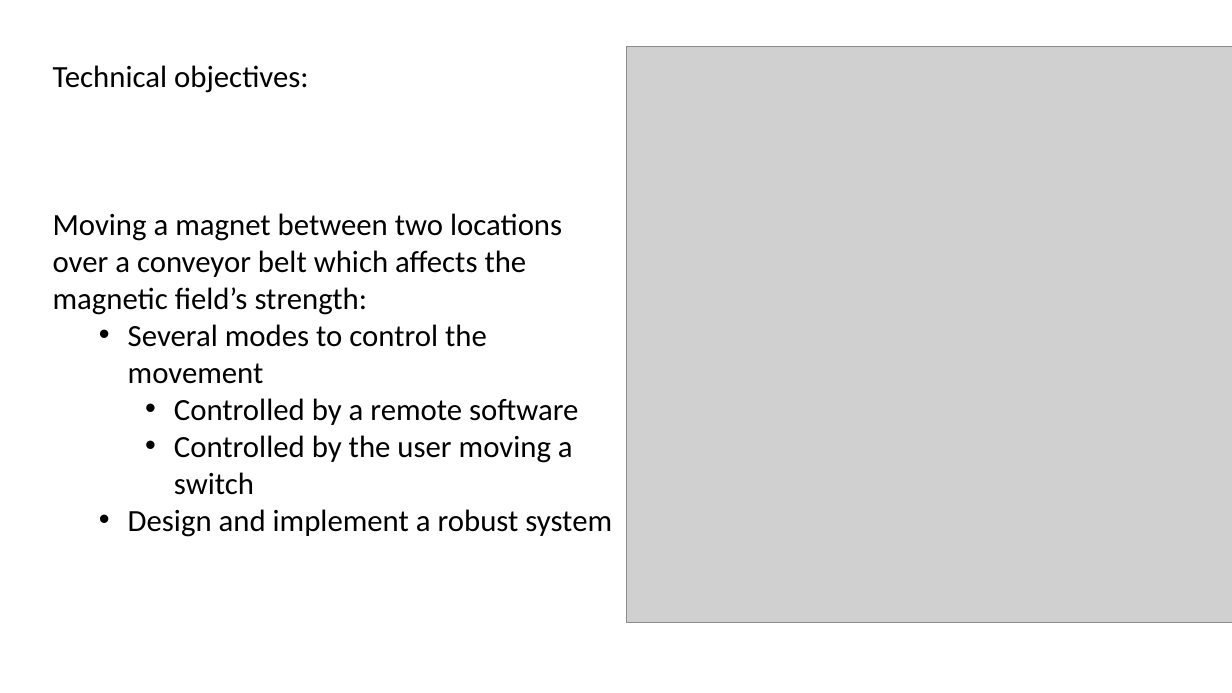
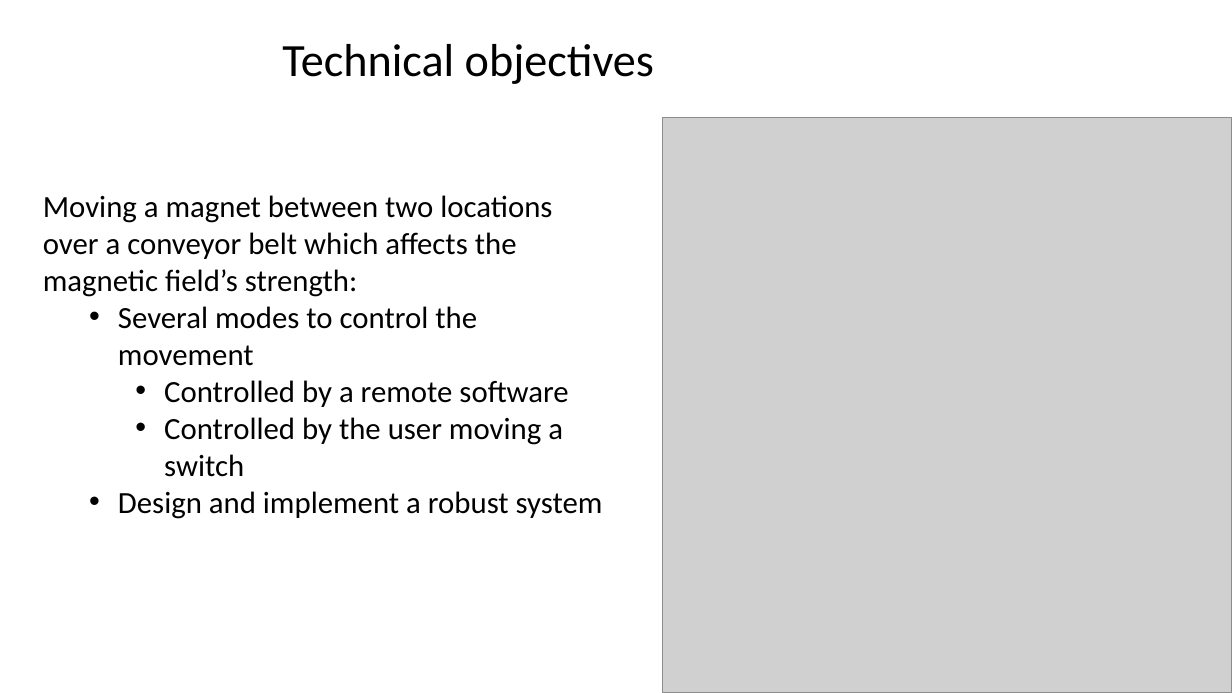
Before and after one commit to eylonk12/university_project, a slide deck: slide 3 of main/prs_2022-048p.pptx (slide 4 before the commit). Drawn at 1232x693 pixels with LibreOffice and Linux fonts; fonts in the diff are those of the drawing; grey boxes stand for pictures; background and template pictures are left out. Boxes give left, top, right and bottom in pixels: in the first picture for what was removed or moved away, otherwise in the second. Text is boxed around its words. In the diff, an @@ line names an element or a change of style, - is before the commit and + after.

```diff
--- a/main/prs_2022-048p.pptx
+++ b/main/prs_2022-048p.pptx
@@ text added at [282,44,654,84], 36 pt, text #000000 @@
+Technical objectives
@@ text at [53,65,308,93]: paragraph removed @@
-Technical objectives:
@@ picture: place and size @@
-picture at [627,47,1232,623]
+picture at [663,117,1232,693]
@@ text "Moving a magnet between two ...": place and size @@
-text "Moving a magnet between two ..." at [53,65,612,537]
+text "Moving a magnet between two ..." at [43,195,603,519]
```
Also in this commit, not shown: 6 other slides changed, 2 slides added, 1 slide removed, 1 other file.
